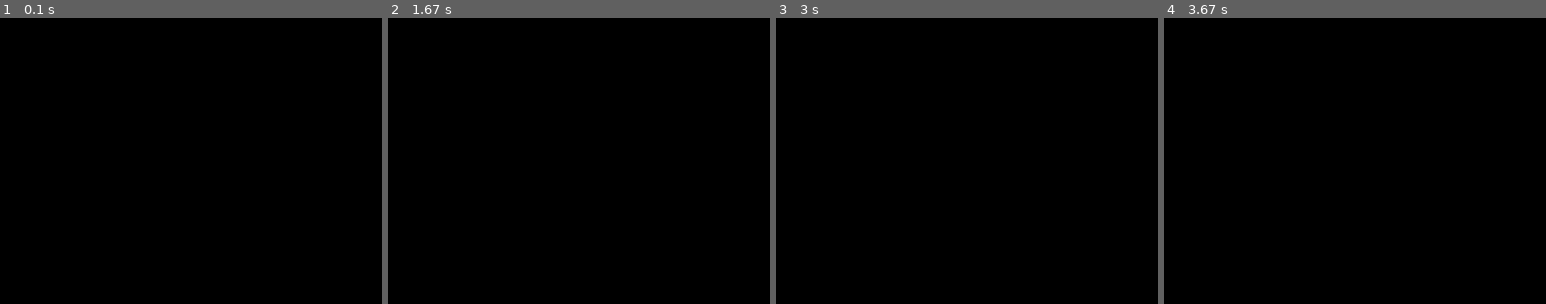
Above: before the commit, frames 1-4 (left to right).
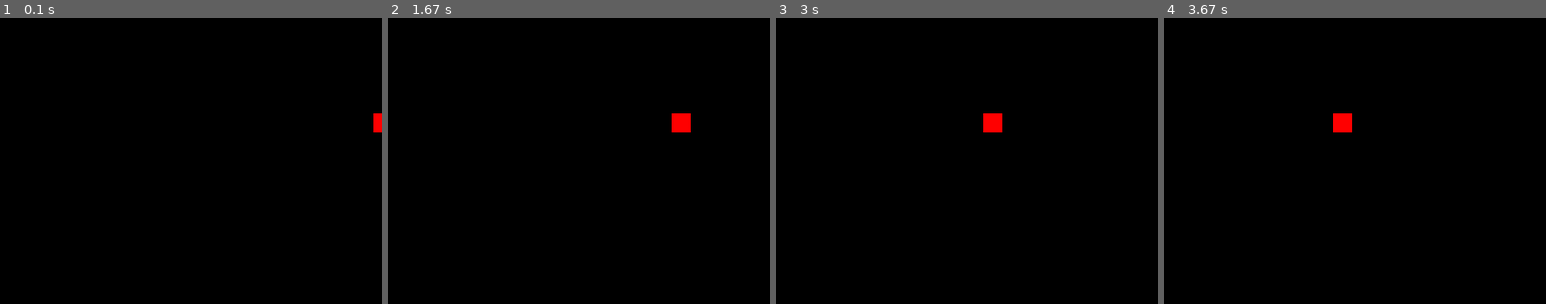
Above: after the commit, the same moments.

Repository: doremifasollasi/goIT_python-marathon-pygame
Game: pygame game, started from main.py
Two runs of this game, one before a commit and one after it. Both use one fixed random seed, a clock stepped at 60 frames per second and the inputs below.
Inputs:
- Up to frame 1 (0.1 s): no input
- Up to frame 2 (1.67 s): hold Right 0.33-0.8 s; hold Up 0.83-1.13 s; hold Right 1.17-1.63 s
- Up to frame 3 (3 s): hold Left 1.67-2.2 s; hold Down 2.23-2.53 s; hold Left 2.57-2.97 s
- Up to frame 4 (3.67 s): hold Up 3-3.37 s
The pictures show only the part of the screen within x 50-100%, y 0-50%; the shares and areas given below are measured in that part.

The runs differ from the first frame. In frame 1, 0.1% of the frame differs, in the area x 97-100%, y 33-40%; in frame 2, 0.3%, in the area x 74-80%, y 33-40%; in frame 3, 0.3%; in frame 4, 0.3%.

Commit message:
Added basics parameters for enemy

Diff:
--- a/main.py
+++ b/main.py
@@ -1,5 +1,6 @@
 import pygame
 from pygame.constants import QUIT, K_DOWN, K_UP, K_RIGHT, K_LEFT
+
 
 pygame.init()
 
@@ -17,6 +18,12 @@
 ball.fill(WHITE)
 ball_rect = ball.get_rect() #координати положення ball - початкове(0,0)
 ball_speed = 1
+
+enemy = pygame.Surface((20, 20))
+enemy.fill(RED)
+enemy_rect = pygame.Rect(width, 100, *enemy.get_size())
+enemy_speed = 1
+
 
 is_working = True
 
@@ -40,6 +47,8 @@
     main_surface.fill(BLACK)
 
     main_surface.blit(ball, ball_rect)
+    main_surface.blit(enemy, enemy_rect)
+
 
     if pressed_key[K_DOWN]: #додаємо керування клавіши ВНИЗ
         ball_rect = ball_rect.move(0, ball_speed)
@@ -53,5 +62,6 @@
     if pressed_key[K_LEFT]: #додаємо керування клавіши ЛІВОРУЧ
         ball_rect = ball_rect.move(-ball_speed, 0)
 
+    enemy_rect = enemy_rect.move(-enemy_speed,0)
     # main_surface.fill((155,155,155))
     pygame.display.flip()
